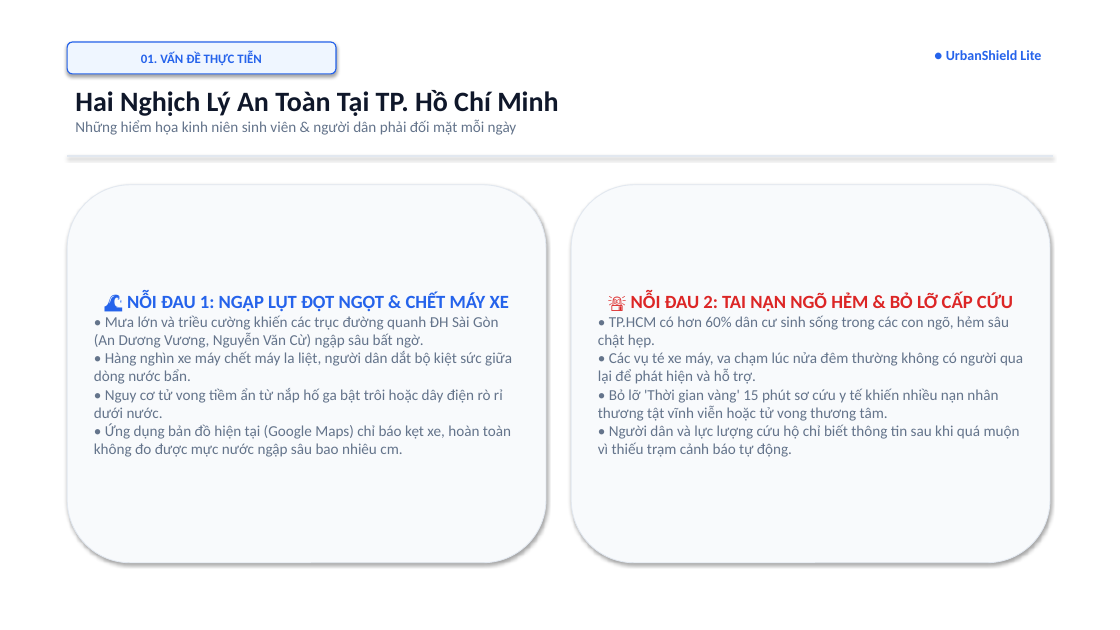
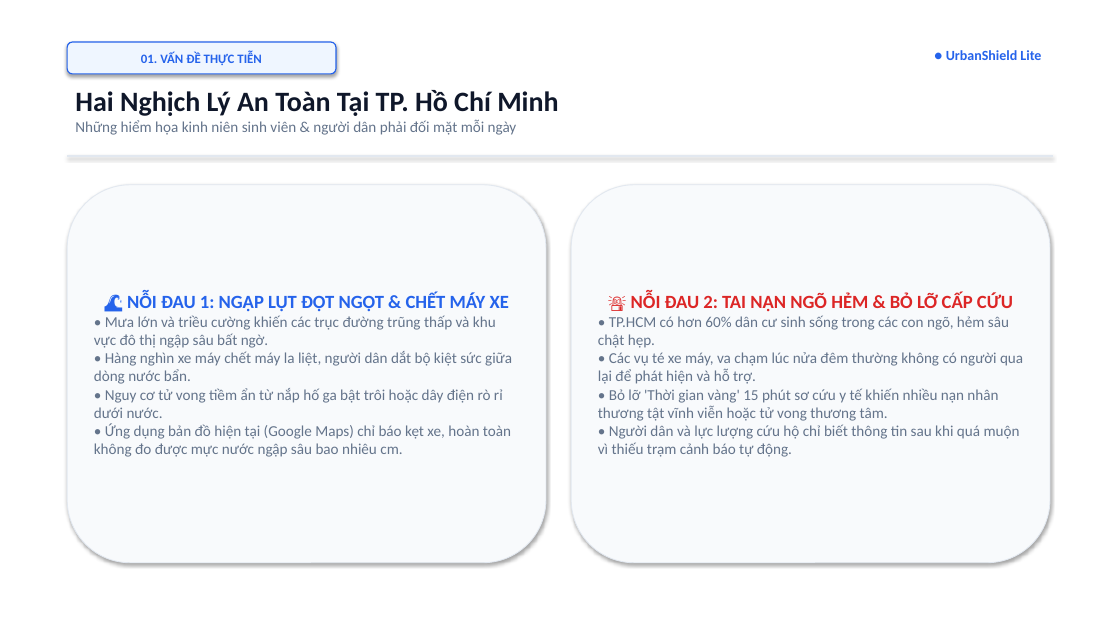
Before and after one commit to nphat-code/sgu-hackathon-2026-ai, a slide deck: slide 2 of SingleNode_UrbanShieldLite_Slides.pptx. Drawn at 1120x630 pixels with LibreOffice and Linux fonts; fonts in the diff are those of the drawing. Boxes give left, top, right and bottom in pixels: in the first picture for what was removed or moved away, otherwise in the second. Text is boxed around its words. In the diff, an @@ line names an element or a change of style, - is before the commit and + after.

```diff
--- a/SingleNode_UrbanShieldLite_Slides.pptx
+++ b/SingleNode_UrbanShieldLite_Slides.pptx
@@ text in rounded rectangle at (94,315,496,348): text changed @@
-• Mưa lớn và triều cường khiến các trục đường quanh ĐH Sài Gòn (An Dương Vương, Nguyễn Văn Cừ) ngập sâu bất ngờ.
+• Mưa lớn và triều cường khiến các trục đường trũng thấp và khu vực đô thị ngập sâu bất ngờ.
```
Also in this commit, not shown: 3 other slides changed, 7 other files.
